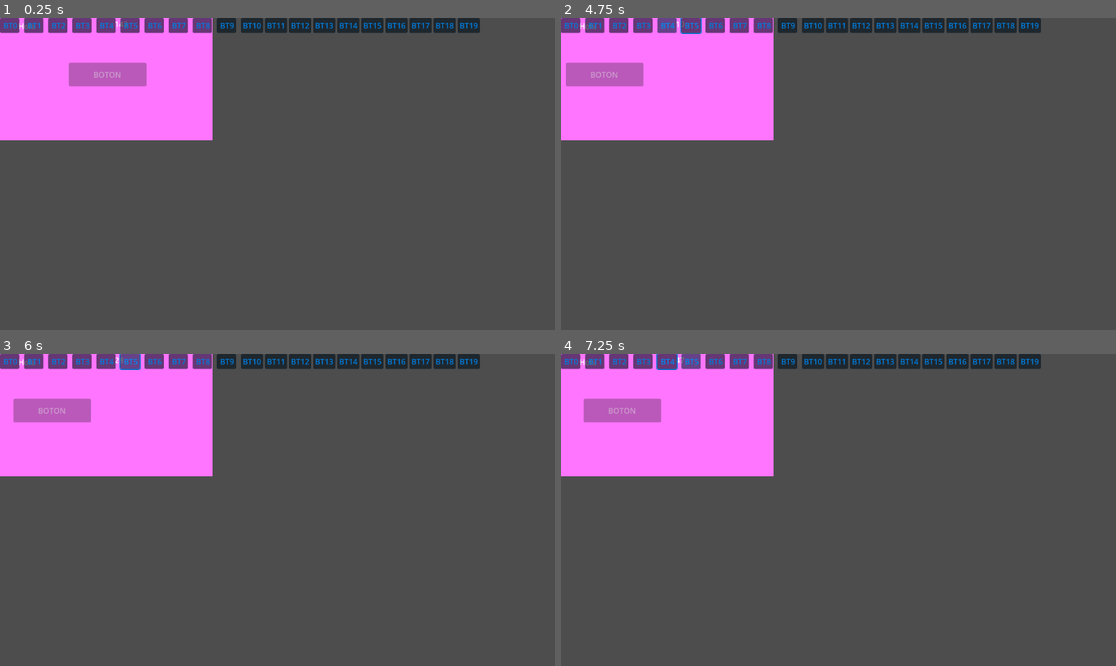
Above: before the commit, frames 1-4 (two rows, left to right).
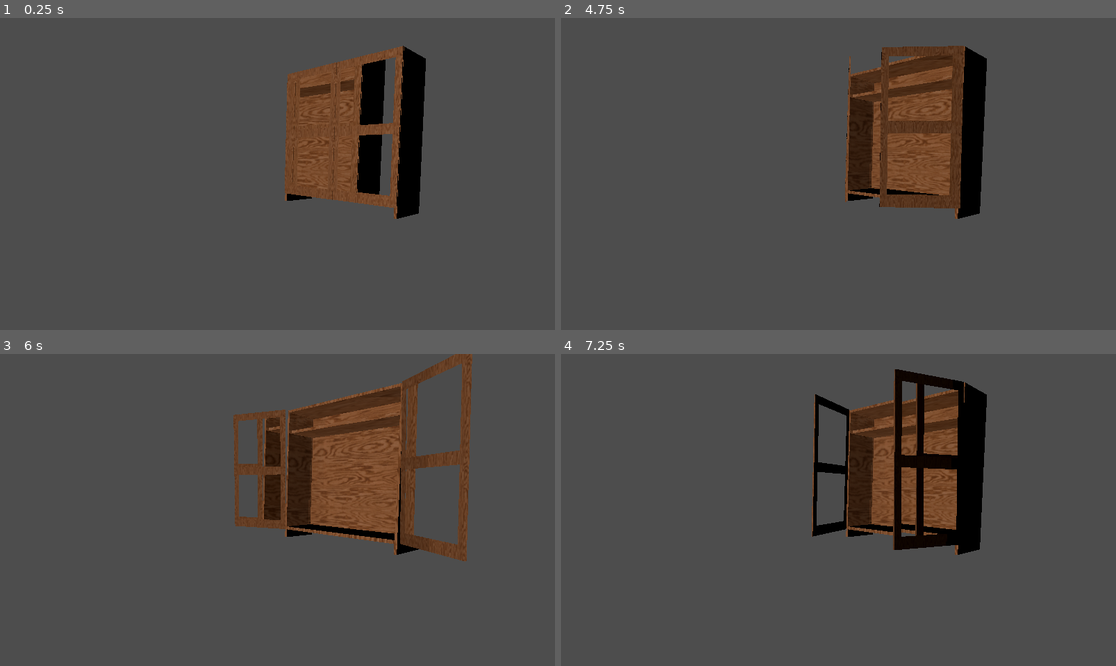
Above: after the commit, the same moments.

Repository: DDrakos69/Tutor01_Git
Game: Godot game, scene res://SCN_3DBase/SCN_3DBase.tscn
The game is run twice, just before and just after one commit, with the same random seed, the same clock (stepped at 60 frames per second) and the same inputs. Before the commit the project starts from res://SCN_EVENTOS/SCN_Menu.tscn.
Inputs (mouse positions are in pixels of both pictures, inside the frame that each line leads up to):
- Up to frame 1 (0.25 s): no input
- Up to frame 2 (4.75 s): click (572, 24) at 0.5 s, where only the run before the commit has a clickable "BT0"; click (594, 24) at 1.25 s, where only the run before the commit has a clickable "BT1"; click (616, 24) at 2 s, where only the run before the commit has a clickable "BT2"; click (644, 24) at 2.75 s, where only the run before the commit has a clickable "BT3"; click (666, 24) at 3.5 s, where only the run before the commit has a clickable "BT4"; tap Enter (ui_accept) at 4.25, 4.52 s; hold Right (ui_right) from 4.28 s (still down); tap Space (Key_Space_release, bound only after the commit) at 4.35 s
- Up to frame 3 (6 s): tap Space (Key_Space_release, bound only after the commit) at 5.1 s; tap Enter (ui_accept) at 5.27 s; release Right (ui_right) at 5.75 s; click (127, 360) at 5.75 s, where only the run before the commit has a clickable "BT5"
- Up to frame 4 (7.25 s): hold Left (ui_left) from 6.53 s (still down); tap Space (Key_Space_release, bound only after the commit) at 6.6 s

The runs differ from the first frame. In frame 1, 28% of the frame differs, in the area x 0-87%, y 0-65%; in frame 2, 29%; in frame 3, 32%, in the area x 0-87%, y 0-67%; in frame 4, 30%.

Commit message:
Espejito

Diff:
--- /dev/null
+++ b/BLENDER/TEXT/mat_CristalAzul.tres
@@ -0,0 +1,8 @@
+[gd_resource type="StandardMaterial3D" format=3 uid="uid://b2tigmgvdp76p"]
+
+[resource]
+albedo_color = Color(0.847059, 0.941176, 0.945098, 0.0235294)
+metallic_specular = 0.0
+roughness = 0.0
+refraction_enabled = true
+refraction_scale = 0.1
--- /dev/null
+++ b/BLENDER/TEXT/mat_Wood_OakVeneer2.tres
@@ -0,0 +1,15 @@
+[gd_resource type="StandardMaterial3D" load_steps=3 format=3 uid="uid://c3cjvavb2fjox"]
+
+[ext_resource type="Texture2D" uid="uid://cvsc7jpjp467q" path="res://BLENDER/TEXT/TexturesCom_Wood_OakVeneer2_1K_albedo.jpg" id="1_kdpmg"]
+[ext_resource type="Texture2D" uid="uid://m50c7eqtq1yj" path="res://BLENDER/TEXT/TexturesCom_Wood_OakVeneer2_1K_normal.jpg" id="2_ty2e8"]
+
+[resource]
+albedo_texture = ExtResource("1_kdpmg")
+metallic_specular = 0.0
+roughness = 0.0
+emission = Color(0.498039, 0.368627, 0, 1)
+normal_enabled = true
+normal_scale = 16.0
+normal_texture = ExtResource("2_ty2e8")
+uv1_scale = Vector3(2.03, 2.03, 2.03)
+uv1_offset = Vector3(0.335, 0, 0)
--- /dev/null
+++ b/BLENDER/TEXT/mat_Wood_worn2.tres
@@ -0,0 +1,4 @@
+[gd_resource type="StandardMaterial3D" format=3 uid="uid://doa30ejs7ynqx"]
+
+[resource]
+transparency = 1
--- a/SCN_3DBase/SCN_3DBase.gd
+++ b/SCN_3DBase/SCN_3DBase.gd
@@ -1,11 +1,33 @@
 extends Node3D
 
-
+var V_IsOpen=0;
 # Called when the node enters the scene tree for the first time.
 func _ready():
+
 	pass # Replace with function body.
 
 
 # Called every frame. 'delta' is the elapsed time since the previous frame.
 func _process(delta):
-	pass
+	if(Input.is_action_just_released("Key_Space_release")):
+
+		if(V_IsOpen==0 || V_IsOpen==2):
+			print("Key Release:"+str(V_IsOpen));
+			if(V_IsOpen==0):
+				$Mueble/Cube/AnimP_Doors.play("doors_oppen");
+				V_IsOpen=1;
+
+			if(V_IsOpen==2):
+				$Mueble/Cube/AnimP_Doors.play("doors_close");
+				V_IsOpen=1;
+
+func _on_anim_p_doors_animation_finished(anim_name):
+	match (anim_name):
+		"doors_oppen":
+			print("open complet");
+			$Mueble/Cube/AnimP_Doors.pause();
+			V_IsOpen=2;
+		"doors_close":
+			print("close complet");
+			$Mueble/Cube/AnimP_Doors.pause();
+			V_IsOpen=0;
--- a/SCN_3DBase/SCN_3DBase.tscn
+++ b/SCN_3DBase/SCN_3DBase.tscn
@@ -1,12 +1,120 @@
-[gd_scene load_steps=3 format=3 uid="uid://dhrdtqycxa0nr"]
+[gd_scene load_steps=8 format=3 uid="uid://dhrdtqycxa0nr"]
 
 [ext_resource type="Script" path="res://SCN_3DBase/SCN_3DBase.gd" id="1_0adpr"]
-[ext_resource type="PackedScene" uid="uid://b7pb3gjkrcov0" path="res://BLENDER/CUBO.blend" id="2_gkqa5"]
+[ext_resource type="PackedScene" uid="uid://coil5xvymsmwi" path="res://BLENDER/Mueble.gltf" id="2_thum2"]
+[ext_resource type="Material" uid="uid://c3cjvavb2fjox" path="res://BLENDER/TEXT/mat_Wood_OakVeneer2.tres" id="3_d7npj"]
+[ext_resource type="Material" uid="uid://b2tigmgvdp76p" path="res://BLENDER/TEXT/mat_CristalAzul.tres" id="4_qm5ug"]
+
+[sub_resource type="Animation" id="Animation_4ut3v"]
+resource_name = "doors_oppen"
+tracks/0/type = "rotation_3d"
+tracks/0/imported = false
+tracks/0/enabled = true
+tracks/0/path = NodePath("Cube_001")
+tracks/0/interp = 1
+tracks/0/loop_wrap = true
+tracks/0/keys = PackedFloat32Array(0, 1, 0, 0, 0, 1, 1, 1, 0, 0.980448, 0.0226604, -0.195467)
+tracks/1/type = "rotation_3d"
+tracks/1/imported = false
+tracks/1/enabled = true
+tracks/1/path = NodePath("Cube_002")
+tracks/1/interp = 1
+tracks/1/loop_wrap = true
+tracks/1/keys = PackedFloat32Array(0, 1, 0, 0, 0, 1, 1, 1, -2.40459e-10, 0.968275, 0.0223791, 0.248884)
+tracks/2/type = "method"
+tracks/2/imported = false
+tracks/2/enabled = true
+tracks/2/path = NodePath("../..")
+tracks/2/interp = 1
+tracks/2/loop_wrap = true
+tracks/2/keys = {
+"times": PackedFloat32Array(0, 1),
+"transitions": PackedFloat32Array(1, 1),
+"values": [{
+"args": [],
+"method": &"f_dors_closecomplet"
+}, {
+"args": [],
+"method": &"f_dors_opencomplet"
+}]
+}
+
+[sub_resource type="Animation" id="Animation_qylbq"]
+resource_name = "doors_close"
+tracks/0/type = "rotation_3d"
+tracks/0/imported = false
+tracks/0/enabled = true
+tracks/0/path = NodePath("Cube_001")
+tracks/0/interp = 1
+tracks/0/loop_wrap = true
+tracks/0/keys = PackedFloat32Array(0, 1, 0, 0.980448, 0.0226604, -0.195467, 1, 1, 0, 0, 0, 1)
+tracks/1/type = "rotation_3d"
+tracks/1/imported = false
+tracks/1/enabled = true
+tracks/1/path = NodePath("Cube_002")
+tracks/1/interp = 1
+tracks/1/loop_wrap = true
+tracks/1/keys = PackedFloat32Array(0, 1, -2.40459e-10, 0.968275, 0.0223791, 0.248884, 1, 1, 0, 0, 0, 1)
+tracks/2/type = "method"
+tracks/2/imported = false
+tracks/2/enabled = true
+tracks/2/path = NodePath("../..")
+tracks/2/interp = 1
+tracks/2/loop_wrap = true
+tracks/2/keys = {
+"times": PackedFloat32Array(0, 1),
+"transitions": PackedFloat32Array(1, 1),
+"values": [{
+"args": [],
+"method": &"f_dors_opencomplet"
+}, {
+"args": [],
+"method": &"f_dors_closecomplet"
+}]
+}
+
+[sub_resource type="AnimationLibrary" id="AnimationLibrary_2anss"]
+_data = {
+"doors_close": SubResource("Animation_qylbq"),
+"doors_oppen": SubResource("Animation_4ut3v")
+}
 
 [node name="SCN_3DBase" type="Node3D"]
 script = ExtResource("1_0adpr")
 
-[node name="CUBO" parent="." instance=ExtResource("2_gkqa5")]
-transform = Transform3D(-0.669299, 0.742629, -0.0232473, 0, 0.0312887, 0.999511, 0.742993, 0.668972, -0.0209415, 0.0408505, 0.189295, 0.335461)
+[node name="WorldEnvironment" type="WorldEnvironment" parent="."]
 
-[editable path="CUBO"]
+[node name="DirectionalLight3D" type="DirectionalLight3D" parent="."]
+transform = Transform3D(1, 0, 0, 0, 1, 0, 0, 0, 1, -11.1552, 10.6377, 4.90612)
+
+[node name="Camera3D" type="Camera3D" parent="."]
+transform = Transform3D(0.686624, -0.0529316, 0.725083, 0.00654518, 0.997756, 0.0666389, -0.726983, -0.04101, 0.685429, 115.997, 0.301808, -6.75074)
+fov = 52.1759
+
+[node name="Mueble" parent="." instance=ExtResource("2_thum2")]
+transform = Transform3D(1, 0, 0, 0, 0.999733, 0.0231061, 0, -0.0231061, 0.999733, 113.661, -1.90735e-06, -10.6955)
+
+[node name="Cube" parent="Mueble" index="0"]
+transform = Transform3D(1, 0, 0, 0, 1, 0, 0, 0, 1, 0.196739, -0.342732, 0.554117)
+surface_material_override/0 = ExtResource("3_d7npj")
+surface_material_override/1 = ExtResource("3_d7npj")
+
+[node name="AnimP_Doors" type="AnimationPlayer" parent="Mueble/Cube" index="0"]
+reset_on_save = false
+libraries = {
+"": SubResource("AnimationLibrary_2anss")
+}
+
+[node name="Cube_001" parent="Mueble/Cube" index="1"]
+transform = Transform3D(1, 0, 0, 0, 1, 0, 0, 0, 1, -0.760788, 0.902234, 0.519689)
+surface_material_override/0 = ExtResource("3_d7npj")
+surface_material_override/1 = ExtResource("4_qm5ug")
+
+[node name="Cube_002" parent="Mueble/Cube" index="2"]
+transform = Transform3D(1, 0, 0, 0, 1, 0, 0, 0, 1, 0.743622, 0.904917, 0.496564)
+surface_material_override/0 = ExtResource("3_d7npj")
+surface_material_override/1 = ExtResource("4_qm5ug")
+
+[connection signal="animation_finished" from="Mueble/Cube/AnimP_Doors" to="." method="_on_anim_p_doors_animation_finished"]
+
+[editable path="Mueble"]
--- a/project.godot
+++ b/project.godot
@@ -11,8 +11,8 @@
 [application]
 
 config/name="Tutor2"
-run/main_scene="res://SCN_EVENTOS/SCN_Menu.tscn"
-config/features=PackedStringArray("4.1", "GL Compatibility")
+run/main_scene="res://SCN_3DBase/SCN_3DBase.tscn"
+config/features=PackedStringArray("4.2", "GL Compatibility")
 config/icon="res://icon.svg"
 
 [autoload]
@@ -26,6 +26,19 @@
 import/fbx/enabled.android=true
 import/fbx/enabled.web=true
 
+[input]
+
+Key_Space_press={
+"deadzone": 1.0,
+"events": [Object(InputEventKey,"resource_local_to_scene":false,"resource_name":"","device":0,"window_id":0,"alt_pressed":false,"shift_pressed":false,"ctrl_pressed":false,"meta_pressed":false,"pressed":false,"keycode":0,"physical_keycode":32,"key_label":0,"unicode":0,"echo":false,"script":null)
+]
+}
+Key_Space_release={
+"deadzone": 0.0,
+"events": [Object(InputEventKey,"resource_local_to_scene":false,"resource_name":"","device":0,"window_id":0,"alt_pressed":false,"shift_pressed":false,"ctrl_pressed":false,"meta_pressed":false,"pressed":false,"keycode":0,"physical_keycode":32,"key_label":0,"unicode":0,"echo":false,"script":null)
+]
+}
+
 [rendering]
 
 renderer/rendering_method="mobile"
Binary file removed: BLENDER/CubeText.png
Not shown, added: BLENDER/Mueble.gltf
Not shown, added: BLENDER/Mueble.gltf.import
Binary file added: BLENDER/TEXT/TexturesCom_Wood_OakVeneer2_1K_albedo.jpg
Not shown, added: BLENDER/TEXT/TexturesCom_Wood_OakVeneer2_1K_albedo.jpg.import
Binary file added: BLENDER/TEXT/TexturesCom_Wood_OakVeneer2_1K_normal.jpg
Not shown, added: BLENDER/TEXT/TexturesCom_Wood_OakVeneer2_1K_normal.jpg.import
Binary file added: BLENDER/TEXT/TexturesCom_Wood_Worn2_1K_albedo.jpg
Not shown, added: BLENDER/TEXT/TexturesCom_Wood_Worn2_1K_albedo.jpg.import
Binary file added: BLENDER/TEXT/TexturesCom_Wood_Worn2_1K_normal.jpg
Not shown, added: BLENDER/TEXT/TexturesCom_Wood_Worn2_1K_normal.jpg.import
Not shown, added: BLENDER/Tx_mueble.png.import
(and 5 more such lines)
